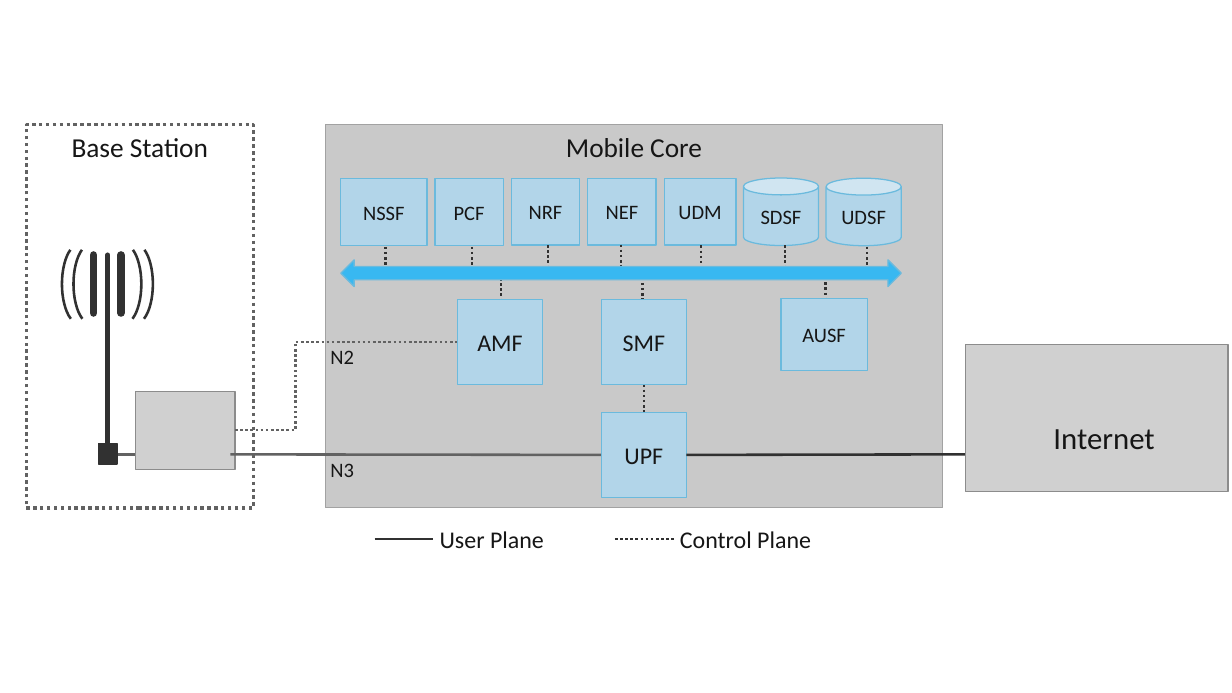
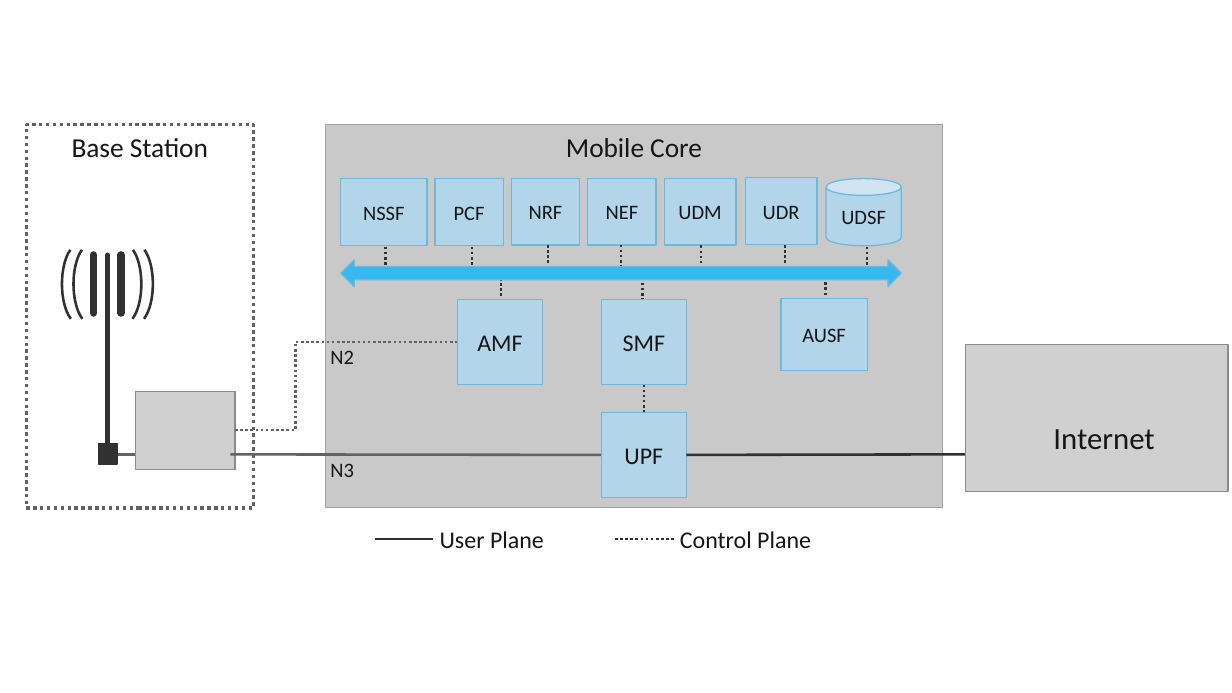
Before and after one commit to SystemsApproach/private5g, a slide deck: slide 22 of figures.pptx. Drawn at 1232x693 pixels with LibreOffice and Linux fonts; fonts in the diff are those of the drawing; grey boxes stand for pictures. Boxes give left, top, right and bottom in pixels: in the first picture for what was removed or moved away, otherwise in the second. Text is boxed around its words. In the diff, an @@ line names an element or a change of style, - is before the commit and + after.

```diff
--- a/figures.pptx
+++ b/figures.pptx
@@ rectangle "UDR" at <box>745,177,817,244</box>: cylinder to rectangle @@
@@ text in rectangle at <box>763,206,800,219</box>: text changed @@
-SDSF
+UDR
```
Also in this commit, not shown: 2 other files.
